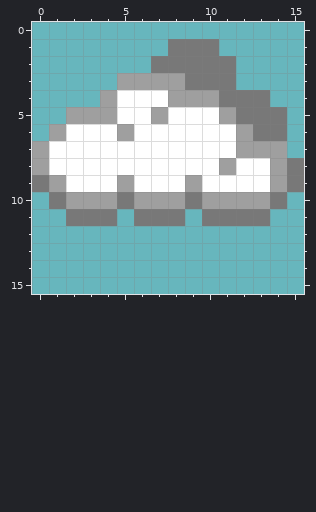
Edited in one commit: pixel-art sprite (data/weather/04d.png). The picture above was drawn from the file before the commit.
The file is 16x16 pixels.
After the commit:
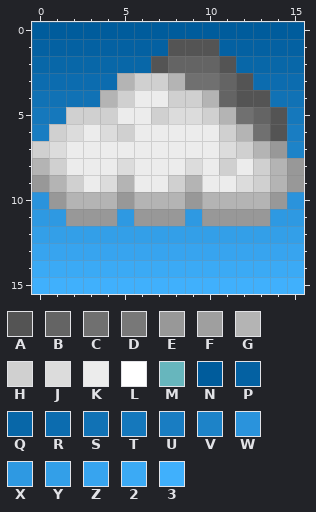
Palette (. is transparent): A #545454  B #646464  C #707070  D #787878  E #989898  F #9f9f9f  G #b4b4b4  H #d0d0d0  J #dcdcdc  K #ececec  L #ffffff  M #67b6bd  N #005c9c  P #0461a2  Q #0867a8  R #0c6caf  S #1172b5  T #1578bc  U #197dc2  V #1d83c8  W #2a93dc  X #2e99e2  Y #339fe8  Z #37a4ef  2 #3baaf5  3 #40b0fc
Change:
Changed rows in their new state; - is an unchanged pixel.
first column x 0:
 0 NNNNNNNNNNNNNNNN
 1 PPPPPPPPAAAPPPPP
 2 QQQQQQQABBBAQQQQ
 3 RRRRRGHHGCCBARRR
 4 SSSSGHKKHHGBAASS
 5 TTHHHKKHJJHGCBAT
 6 UHJKJHKKKKKHGCAU
 7 HJKKKKKKKKKJHGEV
 8 GHKKKJKKKJKHKHGE
 9 EGHKJGKKHGKKJHGE
10 WEGGGEGGGEGGGGEW
11 XXEEEXEEEXEEEEXX
12 YYYYYYYYYYYYYYYY
13 ZZZZZZZZZZZZZZZZ
14 2222222222222222
15 3333333333333333
Where, in picture pixels (left, top, right, bottom), the same in both pictures:
changed: (32, 22, 304, 294)
